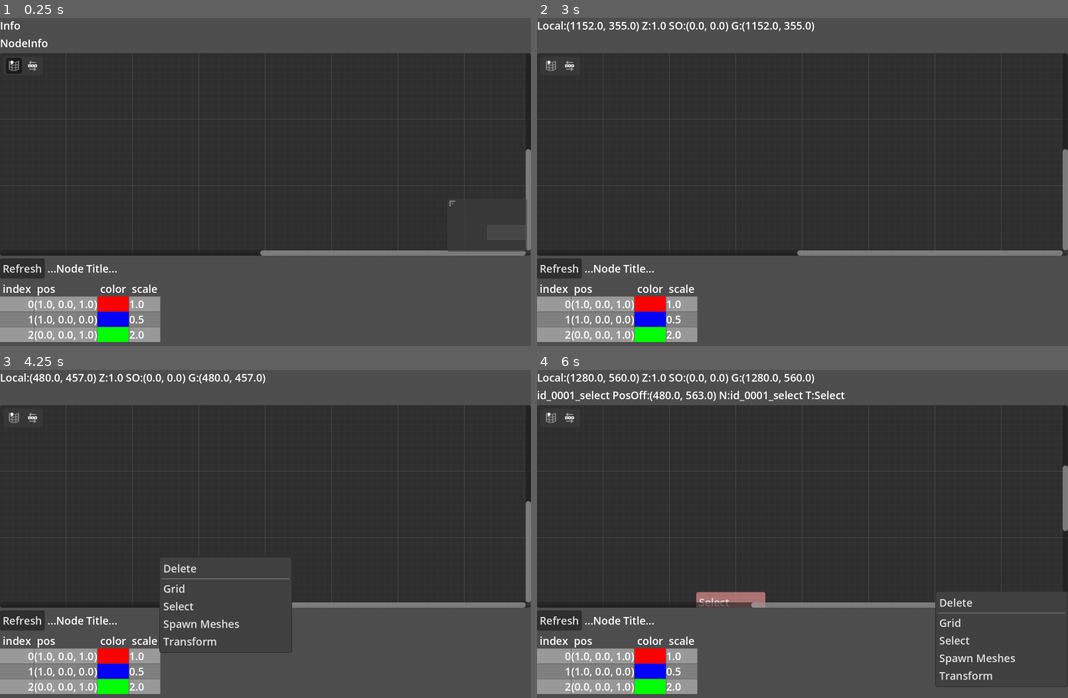
Above: before the commit, frames 1-4 (two rows, left to right).
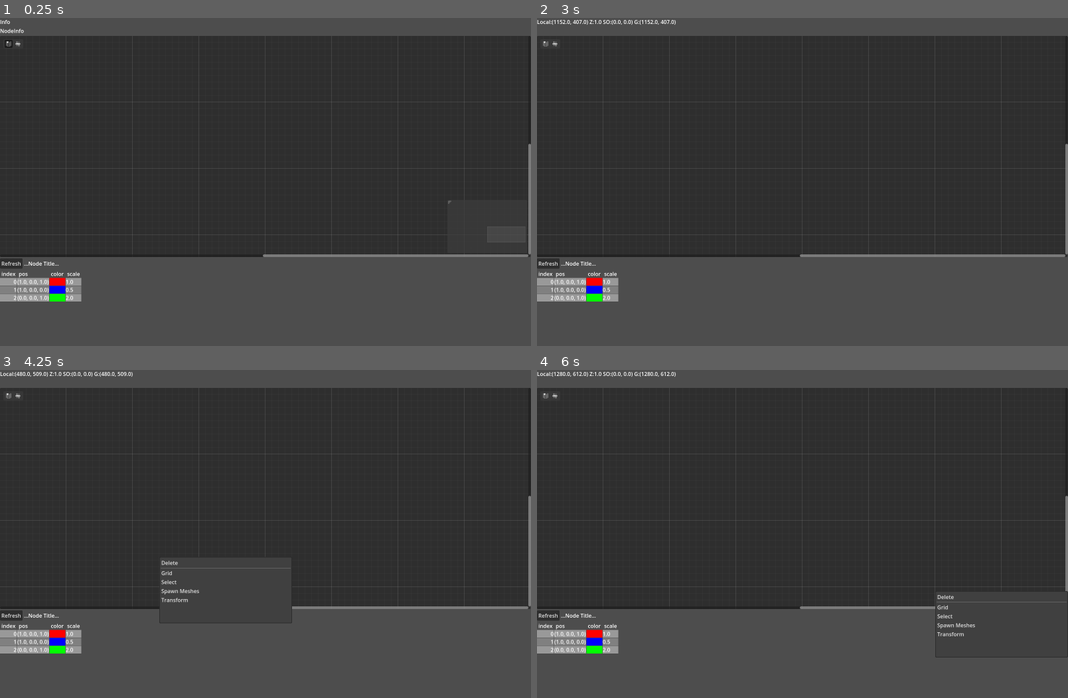
Above: after the commit, the same moments.

Repository: yabadabu/godot_flow
Game: Godot game, scene res://flow_root.tscn
Same seed, same stepped clock (60 frames per second), same inputs: the game is played once before the commit and once after it.
Inputs (mouse positions are in pixels of both pictures, inside the frame that each line leads up to; where the layout moved, square brackets give the same spot in the first picture):
- Up to frame 1 (0.25 s): no input
- Up to frame 2 (3 s): click (547, 44) [552, 67] at 0.5 s; click (552, 44) [568, 67] at 1.25 s; click "Refresh" at 2 s; tap Enter at 2.75 s; move the mouse to (919, 172) at 2.77 s; hold D from 2.78 s (still down); tap X at 2.85 s; click (919, 172) at 2.92 s
- Up to frame 3 (4.25 s): tap Space at 3.5 s; move the mouse to (159, 556) at 3.52 s; release D at 3.53 s; hold A from 3.53 s (still down); tap C at 3.6 s
- Up to frame 4 (6 s): tap Enter at 4.25, 5.75 s; move the mouse to (855, 465) at 4.27 s; release A at 4.28 s; hold D 4.28-5.78 s; tap E at 4.35 s; tap Space at 5 s; move the mouse to (775, 609) at 5.02 s; tap R at 5.1 s; click (775, 609) at 5.17 s; move the mouse to (961, 589) at 5.77 s; hold A from 5.78 s (still down); tap X at 5.85 s

The runs differ from the first frame. In frame 1, 12% of the frame differs, in the area x 0-100%, y 0-99%; in frame 2, 13%; in frame 3, 13%; in frame 4, 14%.

Commit message:
Remove the theme scale = 2 from apple

Diff:
--- a/flow_root.gd
+++ b/flow_root.gd
@@ -113,6 +113,7 @@
 	node.position_offset = localToGraphCoords(local_drop_position)
 	node.title = node.getMeta().title
 	node.initFromScript()
+	node.size = Vector2(32,32)
 	gedit.add_child(node)
 
 	if auto_connect_from_node:
--- a/project.godot
+++ b/project.godot
@@ -19,7 +19,3 @@
 
 window/size/viewport_width=1600
 window/size/viewport_height=1024
-
-[gui]
-
-theme/default_theme_scale=2.0
